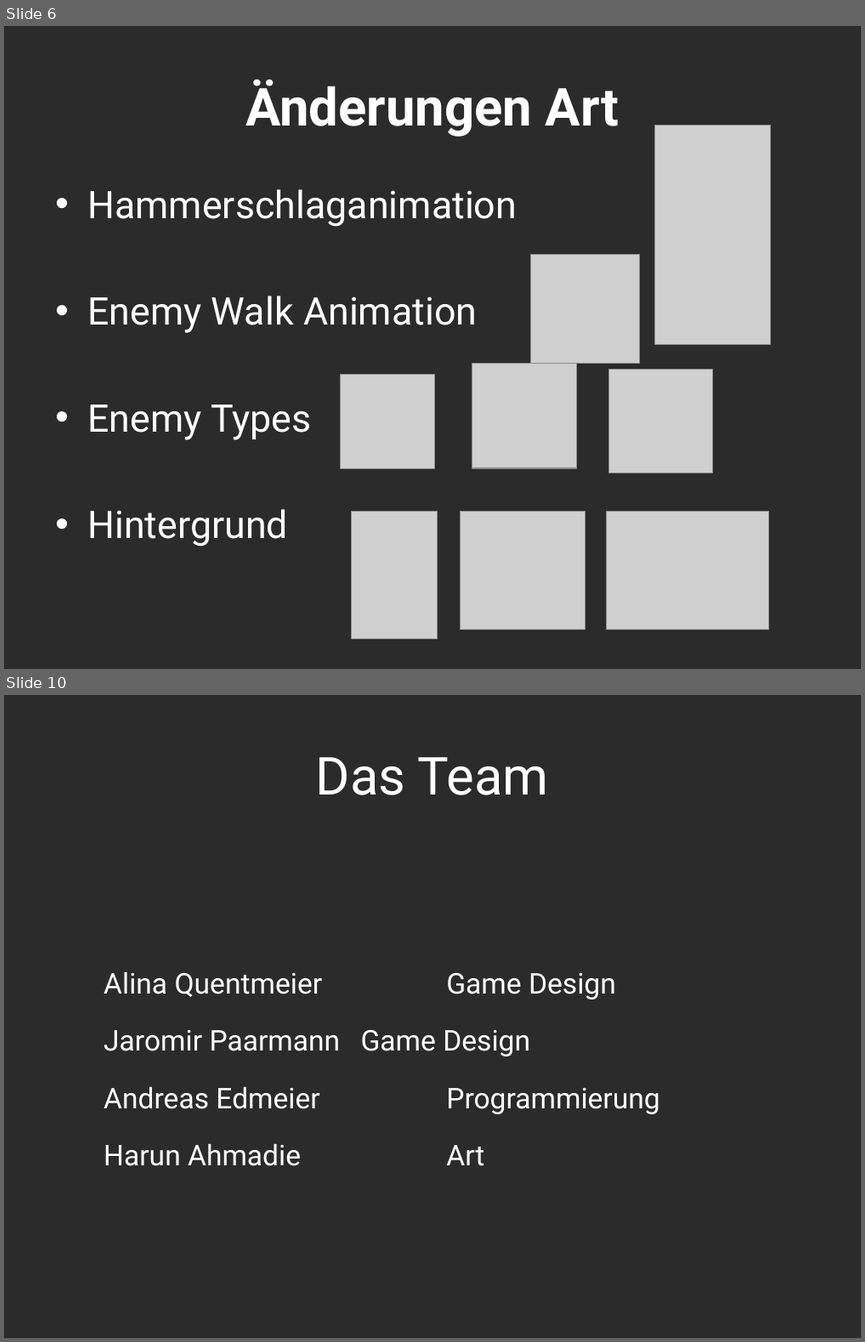
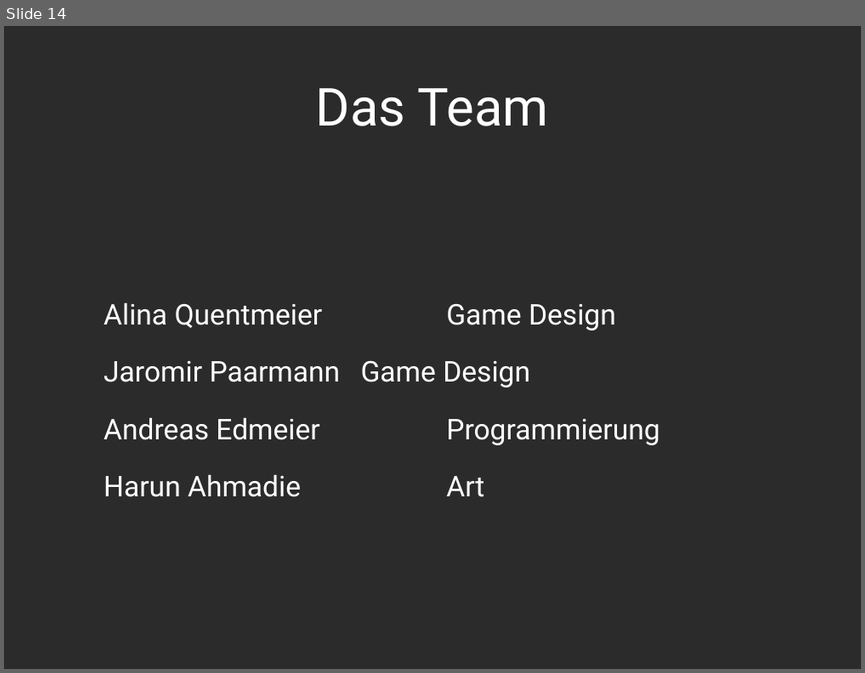
Before and after one commit to Assertores/HammerMan, a slide deck: Documentation/PowerPoint/HammerjaegerGate02.pptx. Shown one above the other, each under a label of ours: slides 6 and 10 before the commit, slide 14 after it; the slides between them are not shown. The pictures are 865x1342 and 865x673 pixels, drawn with LibreOffice and Linux fonts; fonts in the diff are those of the drawing; grey boxes stand for pictures; background and template pictures are left out; a plain dark background stands for a picture behind light text. Boxes give left, top, right and bottom in pixels: in the first picture for what was removed or moved away, otherwise in the second. Text is boxed around its words. In the diff, an @@ line names an element or a change of style, - is before the commit and + after.

```diff
--- a/Documentation/PowerPoint/HammerjaegerGate02.pptx
+++ b/Documentation/PowerPoint/HammerjaegerGate02.pptx
@@ slide 6 removed at box(4, 26, 861, 669), background picture (left out) @@
@@ title removed at box(245, 79, 619, 136) @@
-Änderungen Art
@@ picture removed at box(654, 125, 770, 344) @@
@@ text removed at box(87, 189, 517, 546) @@
-• Hammerschlaganimation
-• Enemy Walk Animation
-• Enemy Types
-• Hintergrund
@@ picture removed at box(530, 254, 639, 363) @@
@@ picture removed at box(341, 374, 434, 467) @@
@@ picture removed at box(472, 363, 576, 468) @@
@@ picture removed at box(609, 369, 713, 473) @@
@@ picture removed at box(352, 511, 438, 640) @@
@@ picture removed at box(460, 511, 585, 630) @@
@@ picture removed at box(607, 511, 769, 630) @@
@@ what was slide 10 is now slide 14 @@
```
Also in this commit, not shown: 2 slides changed, 11 slides added, 6 other slides removed.
